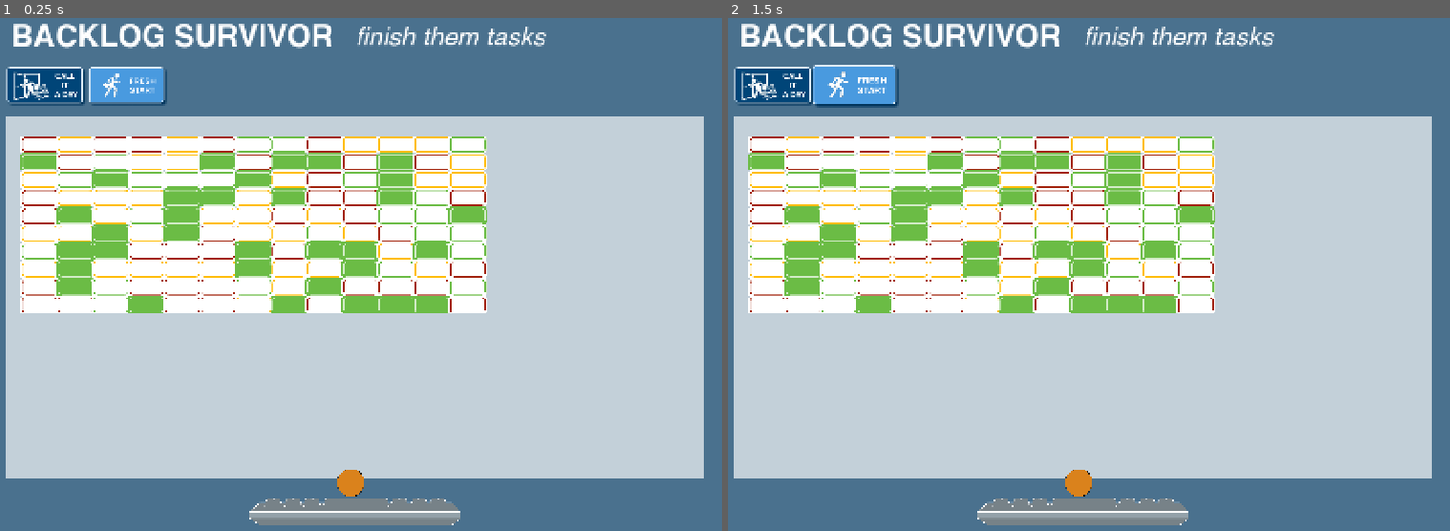
Above: before the commit, frames 1-2 (left to right).
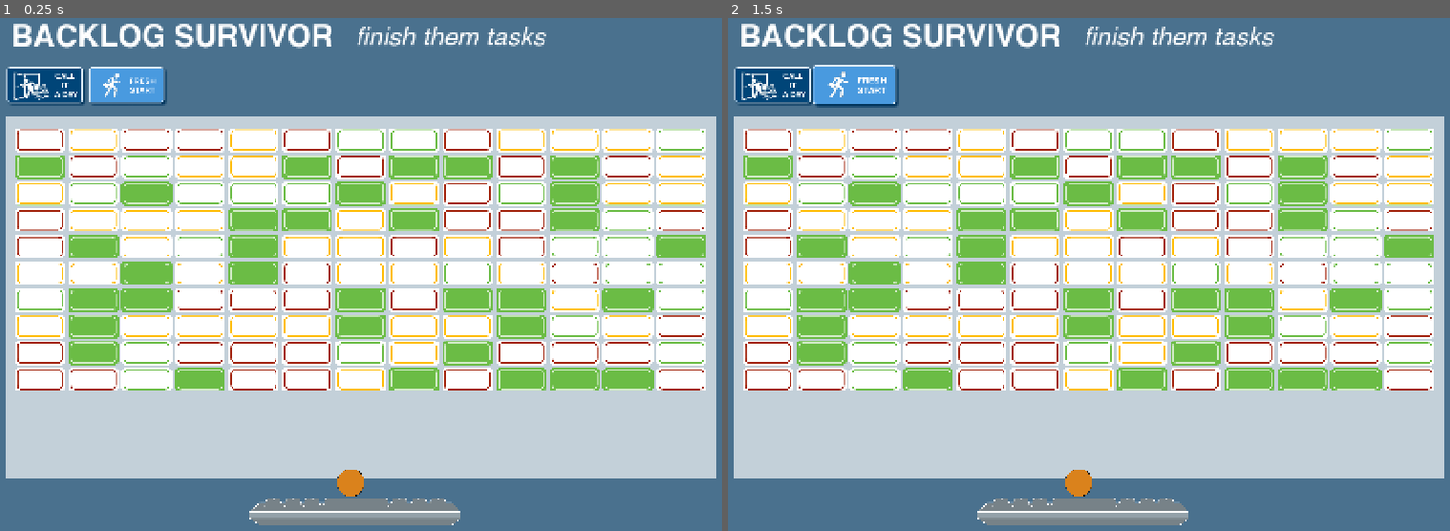
Above: after the commit, the same moments.

Repository: grkovalev/office-game
Game: Godot game, scene res://backlogarkanoid.tscn
Same seed, same stepped clock (60 frames per second), same inputs: the game is played once before the commit and once after it. This scene is started directly instead of the project's main scene.
Inputs (mouse positions are in pixels of both pictures, inside the frame that each line leads up to):
- Up to frame 1 (0.25 s): no input
- Up to frame 2 (1.5 s): click (857, 89) at 0.5 s; click (857, 89) at 1.25 s

The runs differ from the first frame. In frame 1, 37% of the frame differs, in the area x 2-100%, y 19-90%; in frame 2, 37%.

Commit message:
fixed grid sizing and introduced gaps between tiles

Diff:
--- a/backlogarkanoid.tscn
+++ b/backlogarkanoid.tscn
@@ -46,7 +46,7 @@
 [node name="bg_tiles" type="TextureRect" parent="bg" unique_id=468958868]
 offset_left = 72.0
 offset_top = 248.0
-offset_right = 1440.0
+offset_right = 1464.0
 offset_bottom = 960.0
 texture = SubResource("GradientTexture2D_djpl0")
 
@@ -74,9 +74,11 @@
 [node name="env" type="Node2D" parent="." unique_id=9009023]
 
 [node name="grid" type="Node2D" parent="env" unique_id=45948306]
-position = Vector2(136, 304)
+position = Vector2(136, 296)
 script = ExtResource("3_n4sgu")
 brick_atlas = ExtResource("4_facmc")
+brick_display_size = Vector2(99, 46.2)
+brick_gap = Vector2(6, 6)
 
 [node name="player" type="Node2D" parent="." unique_id=1610125567]
 
--- a/backloggridgenerator.gd
+++ b/backloggridgenerator.gd
@@ -3,23 +3,23 @@
 @export var columns: int = 13
 @export var rows: int = 10
 
-# Distance between brick centers in the grid
-@export var cell_size: Vector2 = Vector2(70, 35)
+# Atlas and brick settings
+@export var brick_atlas: Texture2D                # assign your 800x400 brick_atlas here
+@export var brick_source_size := Vector2i(400, 200)
+@export var brick_display_size := Vector2(75, 35) # on-screen size of each brick
 
-# Atlas and brick settings
-@export var brick_atlas: Texture2D        # assign your 800x400 brick_atlas here
-@export var brick_source_size := Vector2i(400, 200)  # each variant in atlas
-@export var brick_display_size := Vector2(75, 35)    # on-screen size
-@export var brick_variants := Vector2i(2, 2)         # 2x2 = 4 variants
+# New: spacing between bricks (in pixels)
+@export var brick_gap := Vector2(5, 5)            # horizontal / vertical gap
+
+@export var brick_variants := Vector2i(2, 2)      # 2x2 = 4 variants
 @export var use_random_variant: bool = true
-@export var default_variant_index: int = 0           # 0–3
+@export var default_variant_index: int = 0        # 0–3
 
 func _ready() -> void:
 	randomize()
 	generate_grid()
 
 func generate_grid() -> void:
-	# Clear any old children
 	for child in get_children():
 		child.queue_free()
 
@@ -37,24 +37,21 @@
 			var sprite := Sprite2D.new()
 			add_child(sprite)
 
-			# Grid placement
+			# Use brick size + gap for spacing
 			sprite.position = Vector2(
-				col * cell_size.x,
-				row * cell_size.y
+				col * (brick_display_size.x + brick_gap.x),
+				row * (brick_display_size.y + brick_gap.y)
 			)
 
-			# Pick variant index
 			var variant_index := default_variant_index
 			if use_random_variant:
 				variant_index = randi() % total_variants
 
-			# Apply atlas region
 			var tex := _create_variant_texture(variant_index)
 			if tex == null:
 				continue
 
 			sprite.texture = tex
-			# Scale from 400x200 to 75x35 (or whatever you set)
 			sprite.scale = Vector2(
 				brick_display_size.x / float(brick_source_size.x),
 				brick_display_size.y / float(brick_source_size.y)
